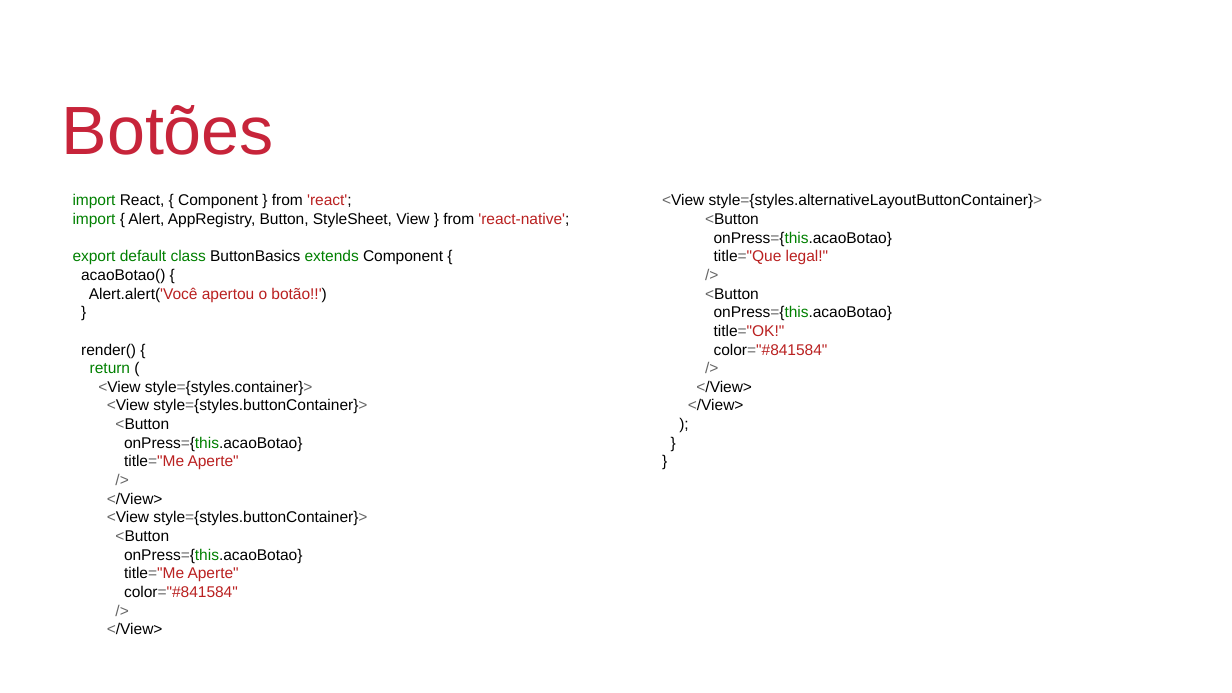
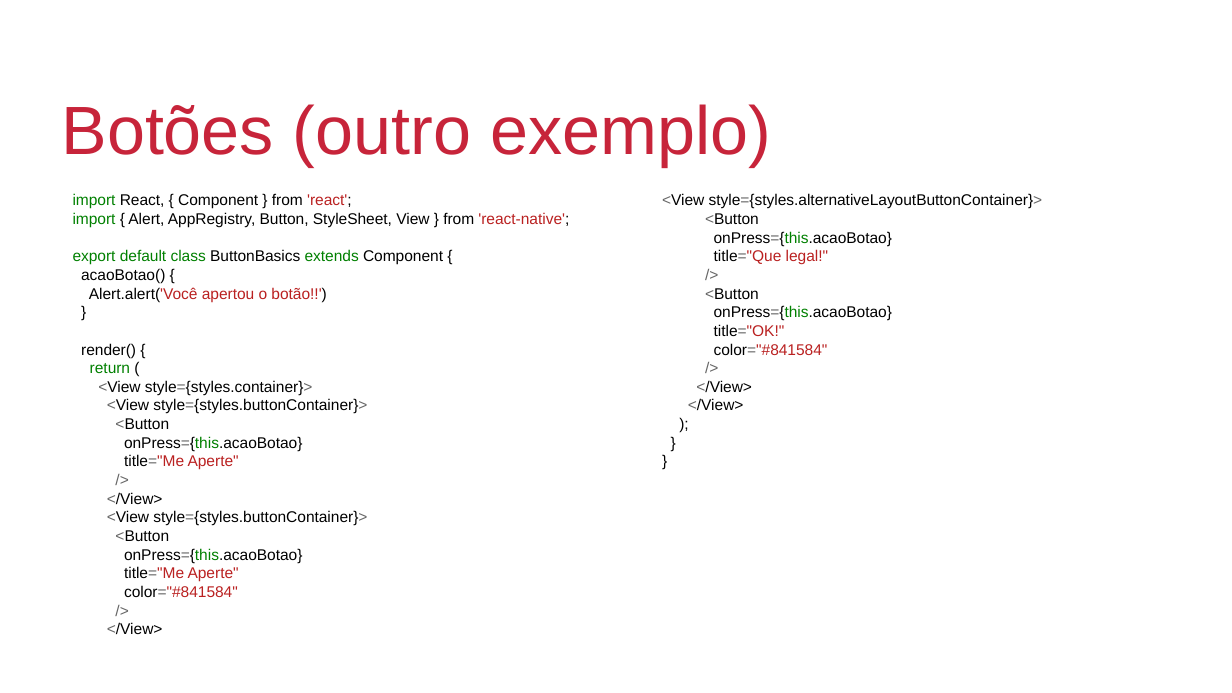
Before and after one commit to johnmagt/PIDM-2019_2, a slide deck: slide 11 of SLIDES/aula02.odp. Drawn at 1232x693 pixels with LibreOffice and Linux fonts; fonts in the diff are those of the drawing; background and template pictures are left out. Boxes give left, top, right and bottom in pixels: in the first picture for what was removed or moved away, otherwise in the second. Text is boxed around its words. In the diff, an @@ line names an element or a change of style, - is before the commit and + after.

```diff
--- a/SLIDES/aula02.odp
+++ b/SLIDES/aula02.odp
@@ title at [62, 104, 771, 166]: text changed @@
-Botões
+Botões (outro exemplo)
```
Also in this commit, not shown: 3 other slides changed, 13 slides added, 10 slides removed, 2 other files.
